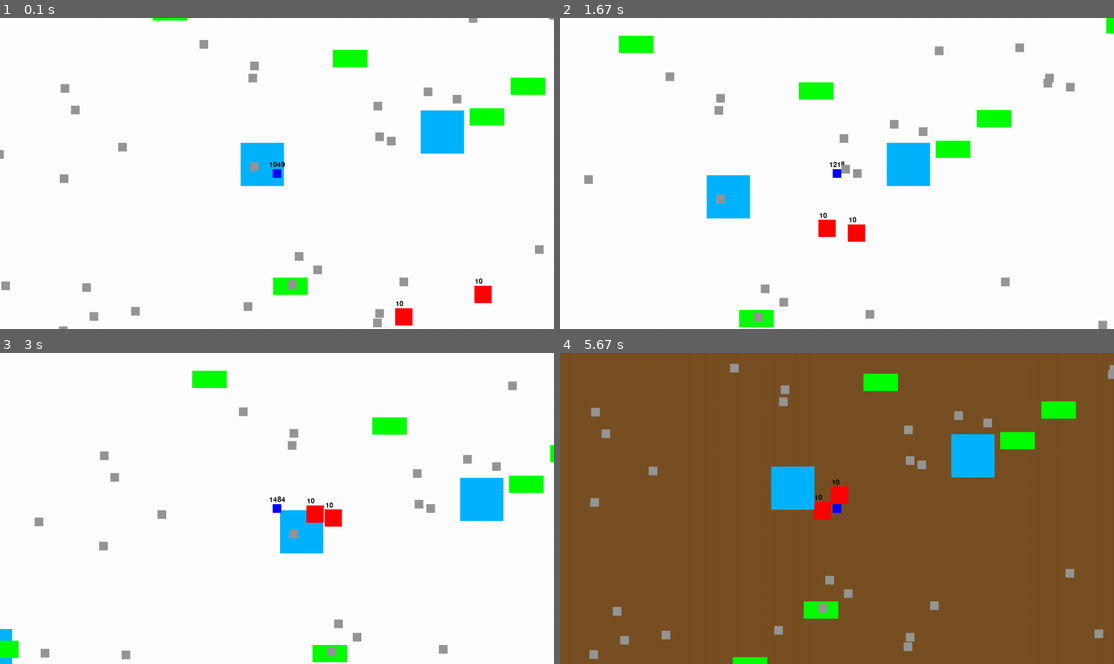
Above: before the commit, frames 1-4 (two rows, left to right).
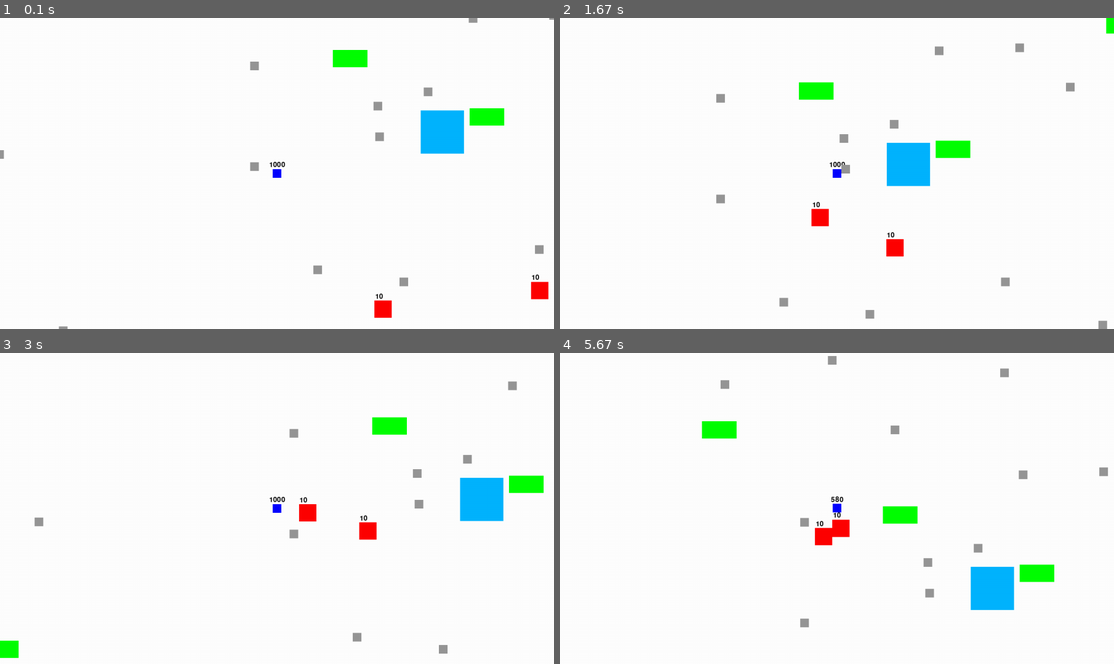
Above: after the commit, the same moments.

Repository: raphaeldupoux2/Jeux_video_pygame
Game: pygame game, started from main.py
Two runs of this game, one before a commit and one after it. Both use one fixed random seed, a clock stepped at 60 frames per second and the inputs below.
Inputs:
- Up to frame 1 (0.1 s): no input
- Up to frame 2 (1.67 s): hold Right 0.33-0.8 s; hold Up 0.83-1.13 s; hold Right 1.17-1.63 s
- Up to frame 3 (3 s): hold Left 1.67-2.2 s; hold Left 2.23-2.53 s; hold Left 2.57-2.97 s
- Up to frame 4 (5.67 s): hold Up 3-3.37 s; hold Right 3.4-4.03 s; hold Down 4.07-4.43 s; hold Down 4.47-4.93 s; hold Up 4.97-5.43 s; hold Up from 5.47 s (still down)

The runs differ from the first frame. In frame 1, 3.3% of the frame differs, in the area x 0-99%, y 0-100%; in frame 2, 3.2%; in frame 3, 2.9%; in frame 4, 100%, in the area x 0-100%, y 0-100%.

Commit message:
debug buisson + changement de monde

Diff:
--- a/buisson.py
+++ b/buisson.py
@@ -1,4 +1,6 @@
 from random import randint
+
+import pygame
 
 from acteur import Acteur
 
--- a/game_instance.py
+++ b/game_instance.py
@@ -18,32 +18,32 @@
         self.win = pygame.display.set_mode((self.width, self.hidth))
         pygame.display.set_caption(self.titre)
         self.run = True
+        self.acteurs = []
         self.monde_normal = MondeNormal(self)
         self.paradis_des_bouseux = ParadisDesBouseux(self)
-        self.acteurs = []
-        self.monde_normal.spawn_terrain()
-        self.paradis_des_bouseux.spawn_terrain()
         player1 = Player(self)
         self.players = [player1]
         self.camera = Camera(self, 100, 100, cible=player1)
-        self.monde_normal.spawn_mobs()
-        self.monde_normal.rentre()
         self.monde = None
         self.rejoint_monde(self.monde_normal)
 
     def rejoint_monde(self, monde):
         if self.monde is not None:
-            self.monde.sort()
+            self.monde.desactive()
 
         self.monde = monde
-        self.monde.rentre()
+        self.monde.active()
 
     def init_game(self):
-        pass
+        self.monde_normal.spawn_mobs()
 
     @property
     def vivants(self):
         return filter(lambda x: x.vivant, self.acteurs)
+
+    @property
+    def non_vivants(self):
+        return filter(lambda x: not x.vivant, self.acteurs)
 
     @property
     def solides(self):
@@ -67,7 +67,10 @@
         for acteur in self.acteurs:
             acteur.hidden = False
 
-        for acteur in self.acteurs:
+        for acteur in self.non_vivants:
+            acteur.comportement()
+
+        for acteur in self.vivants:
             acteur.comportement()
 
         self.draw_game()
--- a/mechant.py
+++ b/mechant.py
@@ -9,8 +9,6 @@
     def __init__(self, game_instance, cible):
         super().__init__(game_instance, randint(300, 1000), randint(200, 550), 0.4, 40, 40, (255, 0, 0), True, True)
         self.cible = cible
-        self.cible_atteinte = False
-        self.hidden = False
         self.pv = 10
 
     def comportement(self):
@@ -22,26 +20,19 @@
         self.game_instance.affiche_pv(self)
 
     def random_move(self):
-        self.vel = 0.1
         self.direction += uniform(-math.pi / 48, math.pi / 48)
         self.bouge()
 
     def move(self):
-        self.cible_atteinte = False
-        if self.cible.hidden is False:
-            if not self.touche(self.cible, marge=1):
-                self.vel = 0.4
-                self.direction = self.angle_vers(self.cible)
-                self.bouge()
-
-            else:
-                self.cible_atteinte = True
+        if self.cible.hidden:
+            self.vel = 0.1
+            self.random_move()
 
         else:
-            if self.touche(self.cible, marge=1):
-                self.cible_atteinte = True
-            self.random_move()
+            self.vel = 0.4
+            self.direction = self.angle_vers(self.cible)
+            self.bouge()
 
     def fight(self):
-        if self.cible_atteinte:
-            self.cible.prend_degat(3)
+        if self.touche(self.cible, marge=1):
+            self.cible.prend_degat(10)
--- a/monde/monde.py
+++ b/monde/monde.py
@@ -12,7 +12,7 @@
 
     @abstractmethod
     def spawn_terrain(self):
-        self.sort()
+        pass
 
     @abstractmethod
     def spawn_mobs(self):
@@ -26,9 +26,12 @@
             terrain = object(self.game_instance, x=randint(-1000, 1000), y=randint(-1000, 1000))
             self.terrains.append(terrain)
 
-    def sort(self):
+    def desactive(self):
         for terrain in self.terrains:
-            self.game_instance.acteurs.remove(terrain)
+            if terrain in self.game_instance.acteurs:
+                self.game_instance.acteurs.remove(terrain)
 
-    def rentre(self):
-        self.game_instance.acteurs += self.terrains
+    def active(self):
+        for terrain in self.terrains:
+            if terrain not in self.game_instance.acteurs:
+                self.game_instance.acteurs.append(terrain)
--- a/monde/monde_normal.py
+++ b/monde/monde_normal.py
@@ -11,17 +11,18 @@
 
     def __init__(self, game_instance):
         super().__init__(game_instance)
+        self.spawn_terrain()
 
     def spawn_terrain(self):
-        super().spawn_terrain()
         self.random_spawn(Buisson, 10)
         self.random_spawn(Source, 5)
         self.random_spawn(Rocher, 50)
+        self.desactive()
 
     def spawn_mobs(self):
         mechant1 = Mechant(self.game_instance, self.game_instance.players[0])
         mechant2 = Mechant(self.game_instance, self.game_instance.players[0])
 
-    def rentre(self):
-        super().rentre()
+    def active(self):
+        super().active()
         self.set_color(WHITE)
--- a/monde/paradis_des_bouseux.py
+++ b/monde/paradis_des_bouseux.py
@@ -11,17 +11,16 @@
 
     def __init__(self, game_instance):
         super().__init__(game_instance)
+        self.spawn_terrain()
 
     def spawn_terrain(self):
-        super().spawn_terrain()
-        self.random_spawn(Buisson, 10)
-        self.random_spawn(Source, 5)
-        self.random_spawn(Rocher, 50)
+        self.random_spawn(Rocher, 4000)
+        self.desactive()
 
     def spawn_mobs(self):
         mechant1 = Mechant(self.game_instance, self.game_instance.players[0])
         mechant2 = Mechant(self.game_instance, self.game_instance.players[0])
 
-    def rentre(self):
-        super().rentre()
+    def active(self):
+        super().active()
         self.set_color(BROWN)
--- a/player.py
+++ b/player.py
@@ -9,7 +9,6 @@
 
     def __init__(self, game_instance):
         super().__init__(game_instance, 100, 100, 0.5, 20, 20, (0, 0, 255), True, True)
-        self.dead = False
 
     def move(self):
         keys = pygame.key.get_pressed()
@@ -26,16 +25,12 @@
             self.direction = math.pi / 2
             self.bouge()
 
+    @property
+    def dead(self):
+        return self.pv <= 0
+
     def prend_degat(self, degat: float):
         super().prend_degat(degat)
-        if not self.dead:
-            if self.pv <= 0:
-                self.game_instance.rejoint_monde(self.game_instance.paradis_des_bouseux)
-                self.dead = True
-        else:
-            if self.pv <= -1000:
-                self.pv = 1000
-                self.game_instance.rejoint_monde(self.game_instance.monde_normal)
 
     def dig(self):
         for event in pygame.event.get():
@@ -46,15 +41,21 @@
                         print("Vous avez un point de destin !")
                         self.pv = 1000
                         self.game_instance.run = False
-                        self.dead = False
+
                     else:
                         print("De la merde, toujours de la merde")
 
     def comportement(self):
         self.move()
         if self.dead:
-            self.prend_degat(0.01)
-            self.dig()
+            if self.game_instance.monde != self.game_instance.paradis_des_bouseux:
+                self.game_instance.rejoint_monde(self.game_instance.paradis_des_bouseux)
+
+        if self.pv <= -1000:
+            if self.game_instance.monde == self.game_instance.paradis_des_bouseux:
+                self.game_instance.rejoint_monde(self.game_instance.monde_normal)
+                self.pv = 1000
+
 
     def affiche(self):
         super().affiche()
